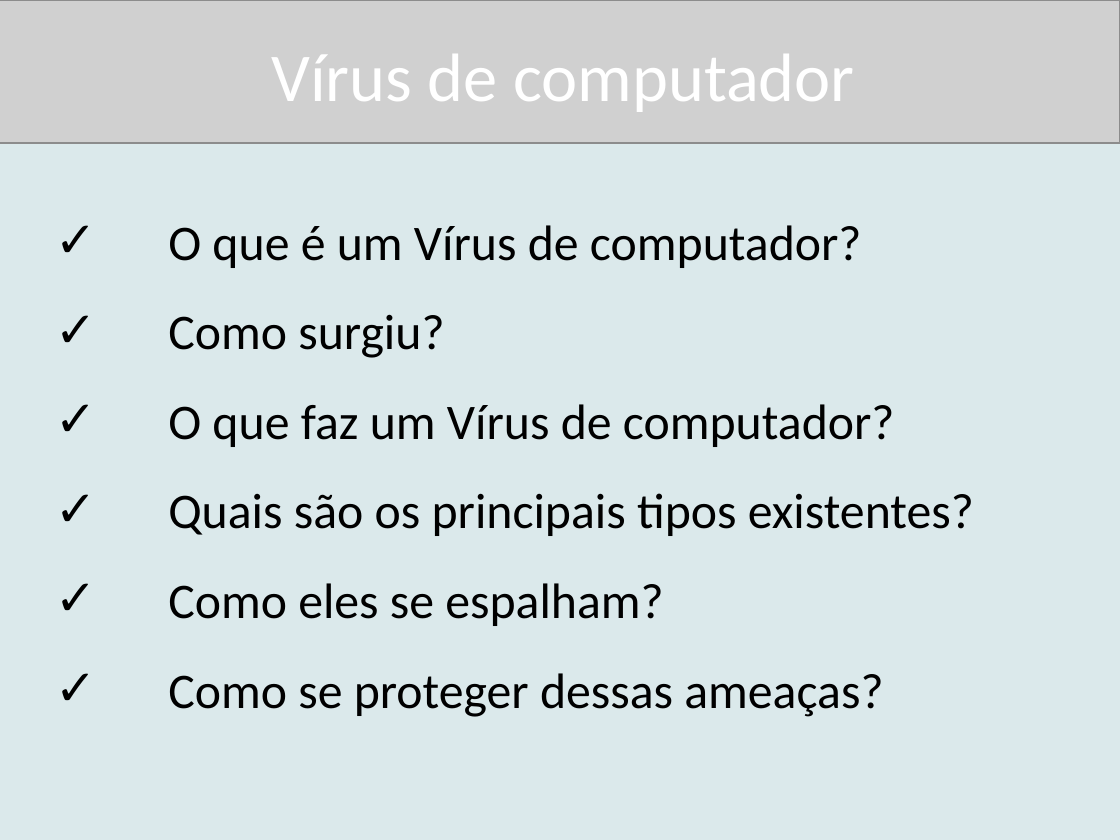
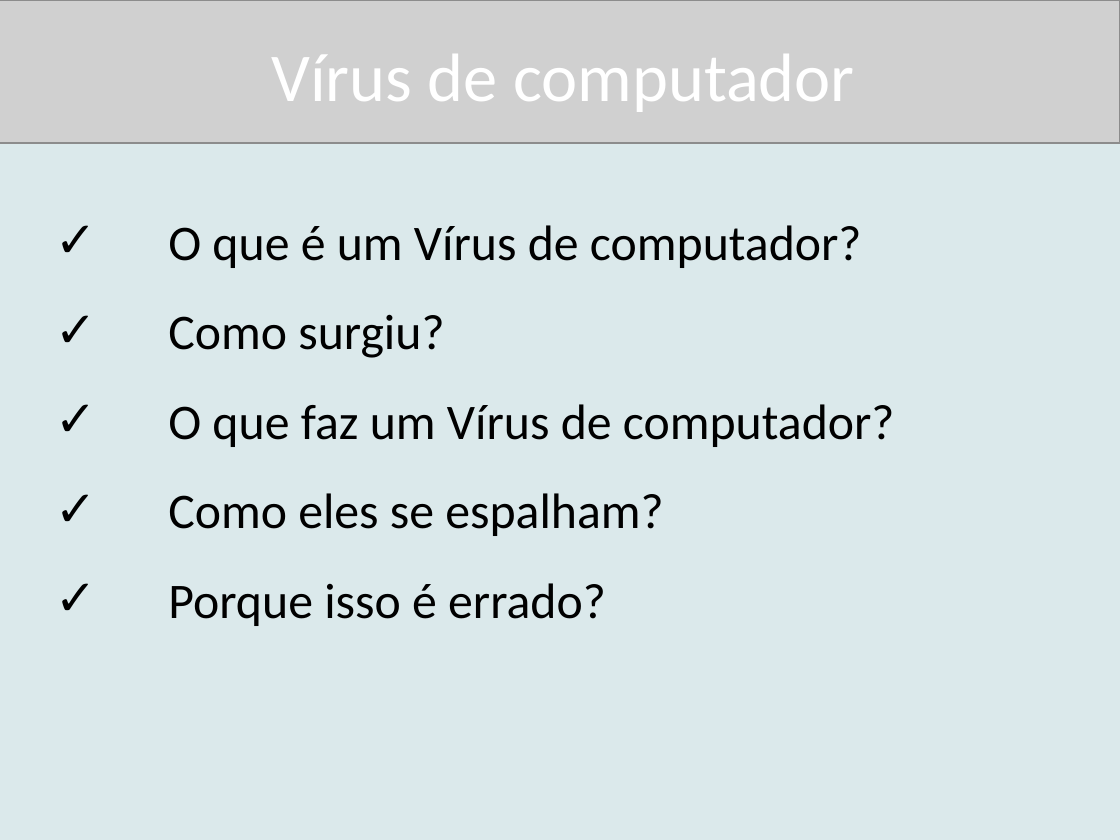
Before and after one commit to mboldrini/SlidesCurso, a slide deck: slide 2 of Virus de computador/Vírus de computador.pptx. Drawn at 1120x840 pixels with LibreOffice and Linux fonts; fonts in the diff are those of the drawing; grey boxes stand for pictures. Boxes give left, top, right and bottom in pixels: in the first picture for what was removed or moved away, otherwise in the second. Text is boxed around its words. In the diff, an @@ line names an element or a change of style, - is before the commit and + after.

```diff
--- a/Virus de computador/Vírus de computador.pptx
+++ b/Virus de computador/Vírus de computador.pptx
@@ text at [168,493,974,536]: paragraph removed @@
-✓ Quais são os principais tipos existentes?
@@ text at [168,583,606,626]: text changed @@
-✓ Como se proteger dessas ameaças?
+✓ Porque isso é errado?
```
Also in this commit, not shown: 4 slides added, 14 other files.
